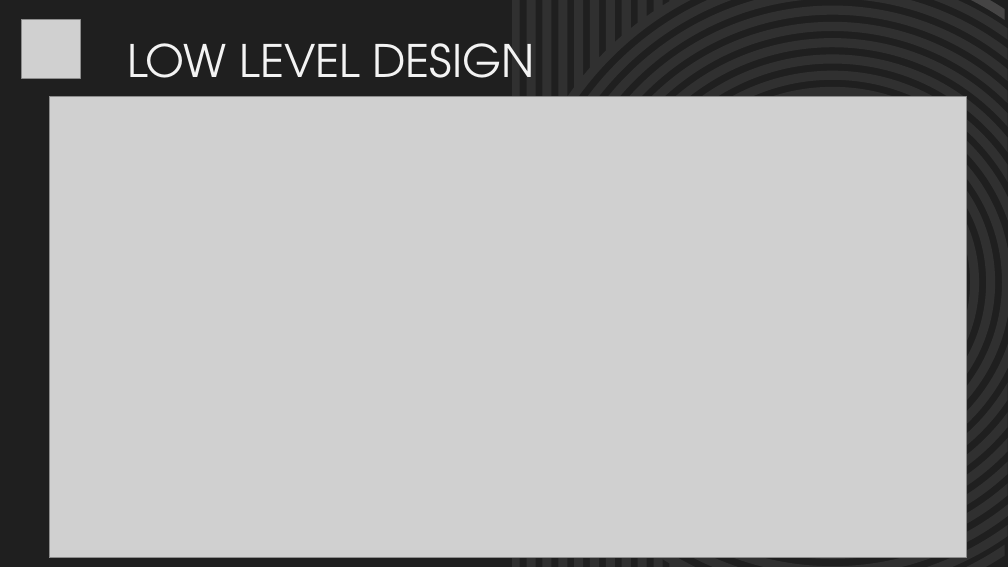
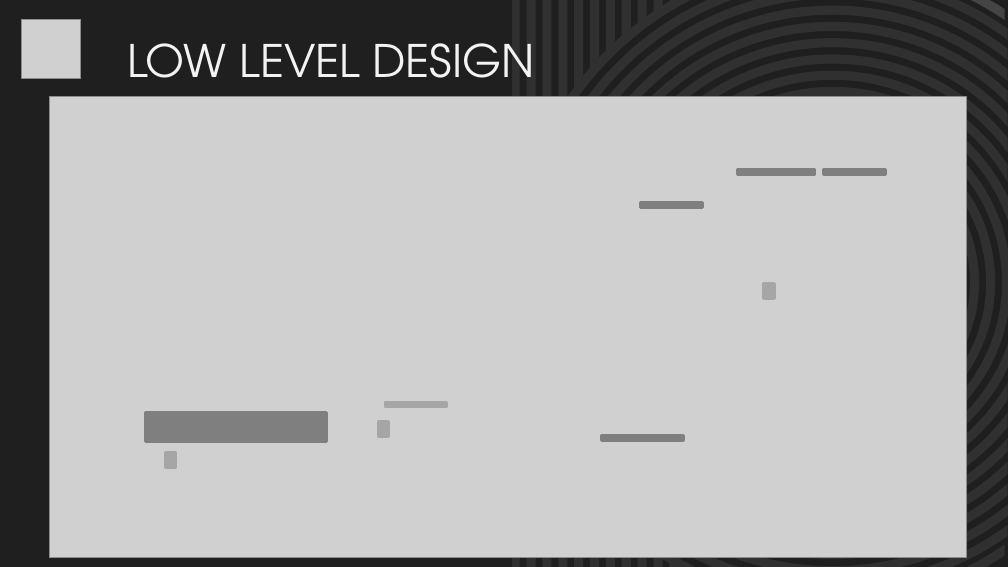
Before and after one commit to BandTec/primelloteirs, a slide deck: slide 14 of Documentacao/Análise de sistemas/Slides KPRunnin - Sprint 2.pptx. Drawn at 1008x567 pixels with LibreOffice and Linux fonts; fonts in the diff are those of the drawing; grey boxes stand for pictures. Boxes give left, top, right and bottom in pixels: in the first picture for what was removed or moved away, otherwise in the second. Text is boxed around its words. In the diff, an @@ line names an element or a change of style, - is before the commit and + after.

```diff
--- a/Documentacao/Análise de sistemas/Slides KPRunnin - Sprint 2.pptx
+++ b/Documentacao/Análise de sistemas/Slides KPRunnin - Sprint 2.pptx
@@ rectangle added at [738, 169, 815, 174], fill #7F7F7F, outline #7F7F7F 2 pt @@
@@ rectangle added at [824, 169, 885, 174], fill #7F7F7F, outline #7F7F7F 2 pt @@
@@ rectangle added at [641, 203, 703, 208], fill #7F7F7F, outline #7F7F7F 2 pt @@
@@ rectangle added at [763, 283, 774, 298], fill #A6A6A6, outline #A6A6A6 2 pt @@
@@ rectangle added at [145, 412, 327, 442], fill #7F7F7F, outline #7F7F7F 2 pt @@
@@ rectangle added at [385, 402, 447, 407], fill #A6A6A6, outline #A6A6A6 2 pt @@
@@ rectangle added at [378, 421, 389, 436], fill #A6A6A6, outline #A6A6A6 2 pt @@
@@ rectangle added at [602, 435, 683, 440], fill #7F7F7F, outline #7F7F7F 2 pt @@
@@ rectangle added at [165, 453, 176, 468], fill #A6A6A6, outline #A6A6A6 2 pt @@
```
Also in this commit, not shown: 33 other files.
